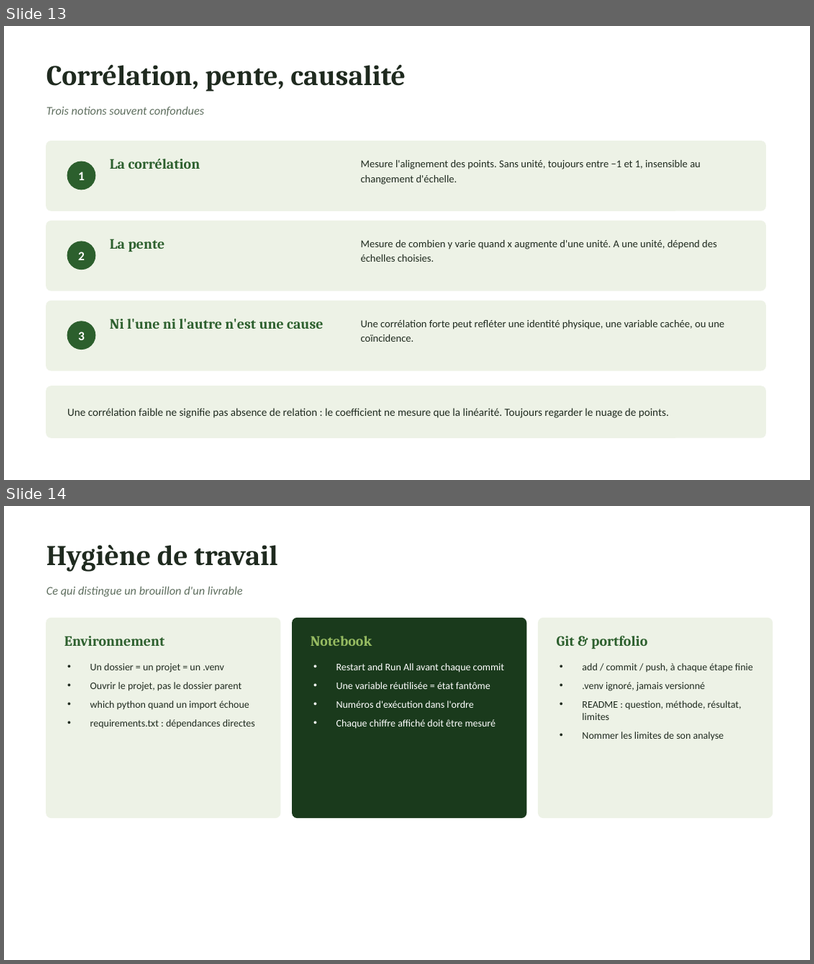
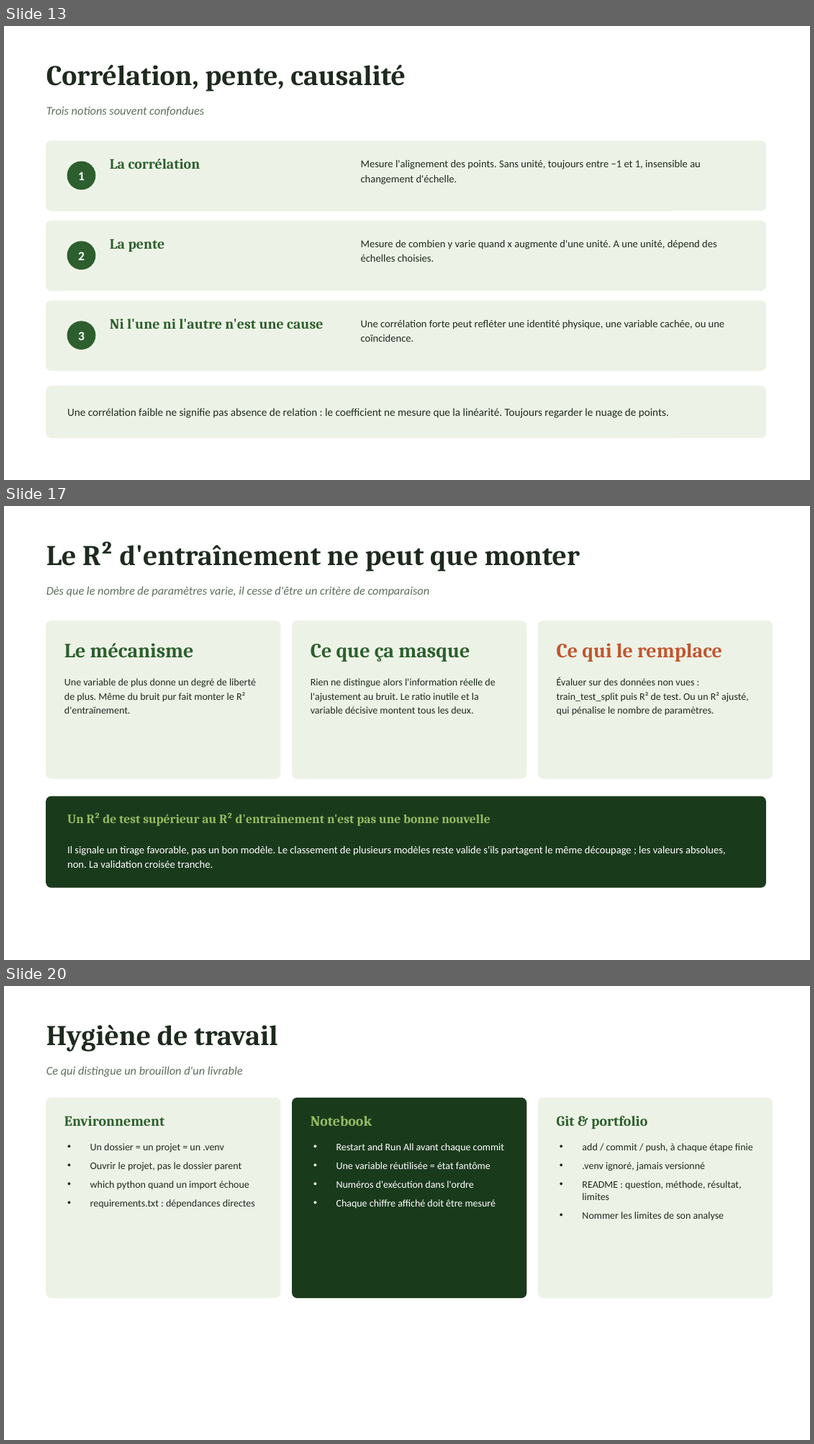
Before and after one commit to aissatougueye06/ml-notes, a slide deck: memo-machine-learning.pptx. Shown one above the other, each under a label of ours: slides 13 and 14 before the commit, slides 13, 17 and 20 after it; the slides between them are not shown. The pictures are 814x964 and 814x1444 pixels, drawn with LibreOffice and Linux fonts; fonts in the diff are those of the drawing. Boxes give left, top, right and bottom in pixels: in the first picture for what was removed or moved away, otherwise in the second. Text is boxed around its words. In the diff, an @@ line names an element or a change of style, - is before the commit and + after.

Commit message:
Ajoute les acquis de la regression multiple
MEMO : pieges get_dummies et drop_duplicates, section regression multiple (R² d'entrainement, reference naive, hierarchie polynomiale), dix entrees de methode. Slides : six nouvelles sur la fuite, l'unite d'observation, la colinearite et les residus.

```diff
--- a/memo-machine-learning.pptx
+++ b/memo-machine-learning.pptx
@@ slide 17 added at bbox=[4, 506, 810, 960], background #FFFFFF @@
@@ text added at bbox=[46, 541, 580, 572], 34 pt, text #1F2A1F, bold @@
+Le R² d'entraînement ne peut que monter
@@ text added at bbox=[46, 586, 430, 597], 14 pt, text #5E6E5E, italic @@
+Dès que le nombre de paramètres varie, il cesse d'être un critère de comparaison
@@ rounded rectangle added at bbox=[46, 621, 280, 778], fill #EDF2E6, outline #EDF2E6 1 pt @@
@@ rounded rectangle added at bbox=[293, 621, 527, 778], fill #EDF2E6, outline #EDF2E6 1 pt @@
@@ rounded rectangle added at bbox=[539, 621, 773, 778], fill #EDF2E6, outline #EDF2E6 1 pt @@
@@ text added at bbox=[64, 643, 194, 657], 24 pt, text #2C5F2D, bold @@
+Le mécanisme
@@ text added at bbox=[311, 644, 470, 662], 24 pt, text #2C5F2D, bold @@
+Ce que ça masque
@@ text added at bbox=[557, 643, 723, 662], 24 pt, text #C0562F, bold @@
+Ce qui le remplace
@@ text added at bbox=[64, 678, 256, 713], 12 pt, text #1F2A1F @@
+Une variable de plus donne un degré de liberté de plus. Même du bruit pur fait monter le R² d'entraînement.
@@ text added at bbox=[311, 678, 495, 713], 12 pt, text #1F2A1F @@
+Rien ne distingue alors l'information réelle de l'ajustement au bruit. Le ratio inutile et la variable décisive montent tous les deux.
@@ text added at bbox=[557, 677, 749, 716], 12 pt, text #1F2A1F @@
+Évaluer sur des données non vues : train_test_split puis R² de test. Ou un R² ajusté, qui pénalise le nombre de paramètres.
@@ rounded rectangle added at bbox=[46, 796, 766, 887], fill #1A3A1C, outline #1A3A1C 1 pt @@
@@ text added at bbox=[67, 812, 490, 826], 15 pt, text #97BC62, bold @@
+Un R² de test supérieur au R² d'entraînement n'est pas une bonne nouvelle
@@ text added at bbox=[67, 846, 725, 867], 12.5 pt, text #FFFFFF @@
+Il signale un tirage favorable, pas un bon modèle. Le classement de plusieurs modèles reste valide s'ils partagent le même découpage ; les valeurs absolues, non. La validation croisée tranche.
@@ what was slide 14 is now slide 20 @@
```
Also in this commit, not shown: 1 slide changed, 5 other slides added, 3 other files.
